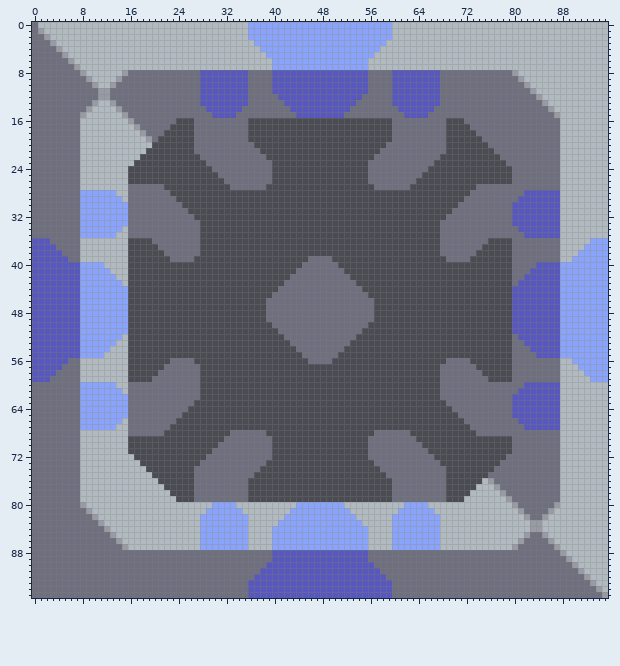
A sprite sheet gets an edit: core/assets-raw/sprites/blocks/units/naval-factory.png. Above, as it was before the edit.
The file is 96x96 pixels.
The result:
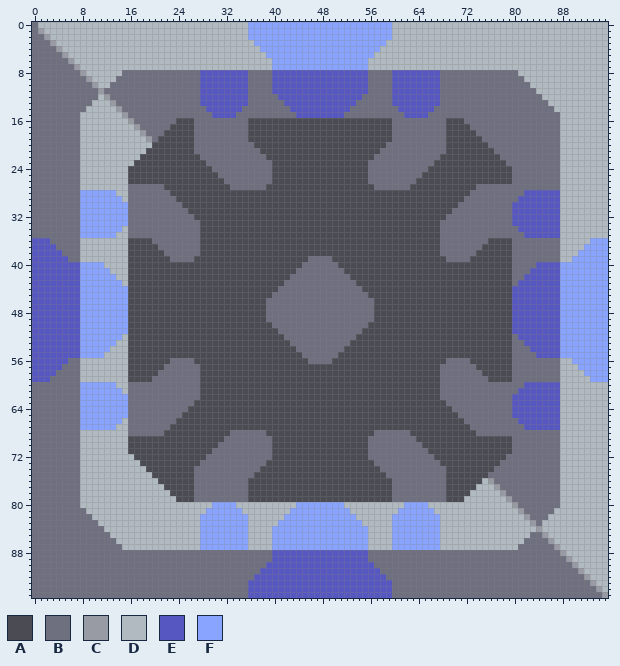
Palette (. is transparent): A #4a4b53  B #6e7080  C #989aa4  D #b0bac0  E #5757c1  F #88a4ff
Change:
Colour B replaces colour C in row 8 at x 15 and 80; in row 9 at x 14 and 81; in row 10 at x 13 and 82; in row 11 at x 12 and 83; in row 12 at x 84; in row 13 at x 85.
Colour B replaces colour C in row 14 at x 86; in row 15 at x 87; in row 80 at x 87; in row 81 at x 86; in row 82 at x 85; in row 83 at x 84.
Colour D replaces colour C in row 12 at x 11; in row 13 at x 10; in row 14 at x 9; in row 15 at x 8; in row 80 at x 8; in row 81 at x 9.
Colour D replaces colour C in row 82 at x 10; in row 83 at x 11; in row 84 at x 12 and 83; in row 85 at x 13 and 82; in row 86 at x 14 and 81; in row 87 at x 15 and 80.
Where, in picture pixels (left, top, right, bottom), the same in both pictures:
changed: (80, 70, 128, 118)
changed: (512, 70, 560, 118)
changed: (80, 502, 128, 550)
changed: (512, 502, 560, 550)
